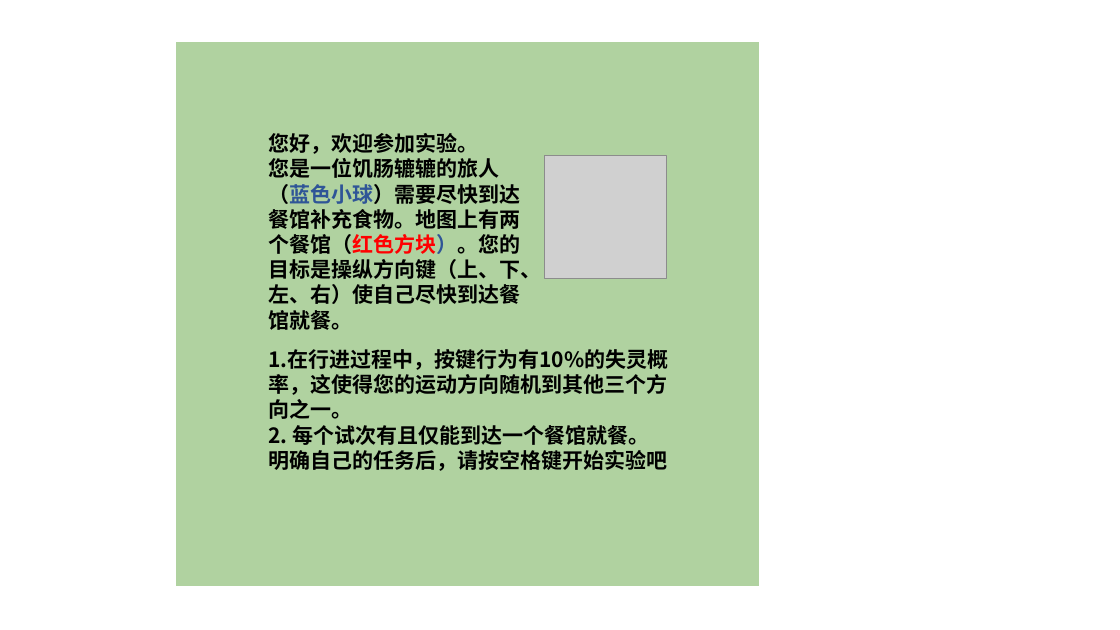
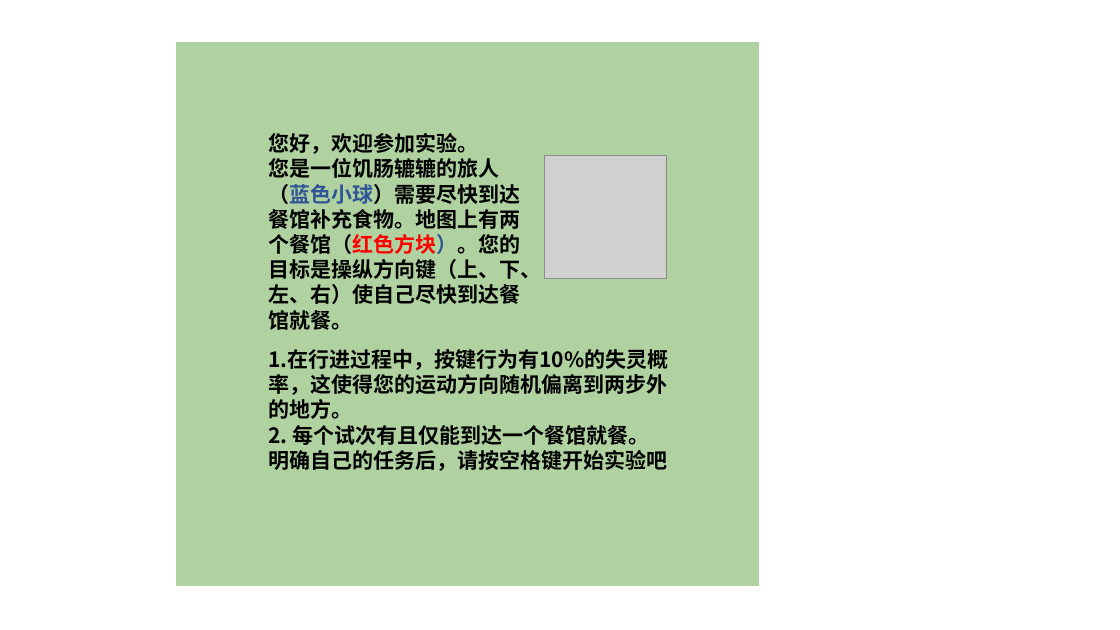
Before and after one commit to chengshaozhe/commitmentArea, a slide deck: slide 1 of Pictures/introduction.pptx. Drawn at 1120x630 pixels with LibreOffice and Linux fonts; fonts in the diff are those of the drawing; grey boxes stand for pictures. Boxes give left, top, right and bottom in pixels: in the first picture for what was removed or moved away, otherwise in the second. Text is boxed around its words. In the diff, an @@ line names an element or a change of style, - is before the commit and + after.

```diff
--- a/Pictures/introduction.pptx
+++ b/Pictures/introduction.pptx
@@ text in rectangle at <box>268,349,668,419</box>: text changed @@
-    1.在行进过程中，按键行为有10%的失灵概率，这使得您的运动方向随机到其他三个方向之一。
+    1.在行进过程中，按键行为有10%的失灵概率，这使得您的运动方向随机偏离到两步外的地方。
```
Also in this commit, not shown: 11 other files.
